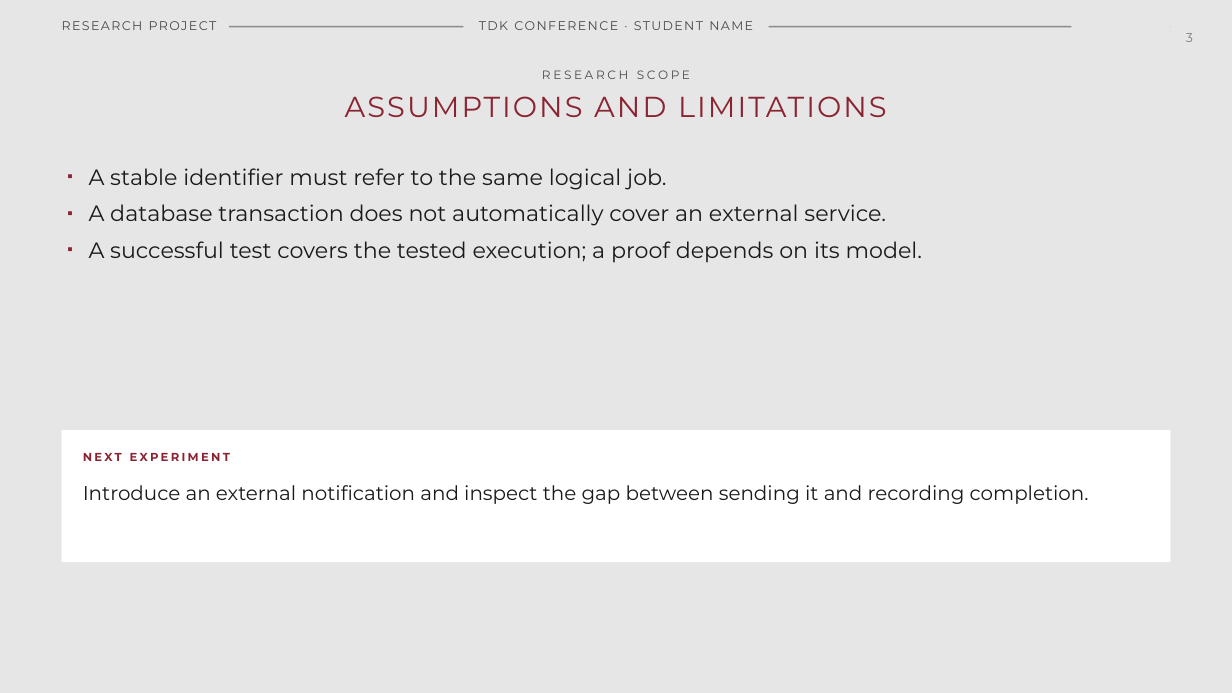
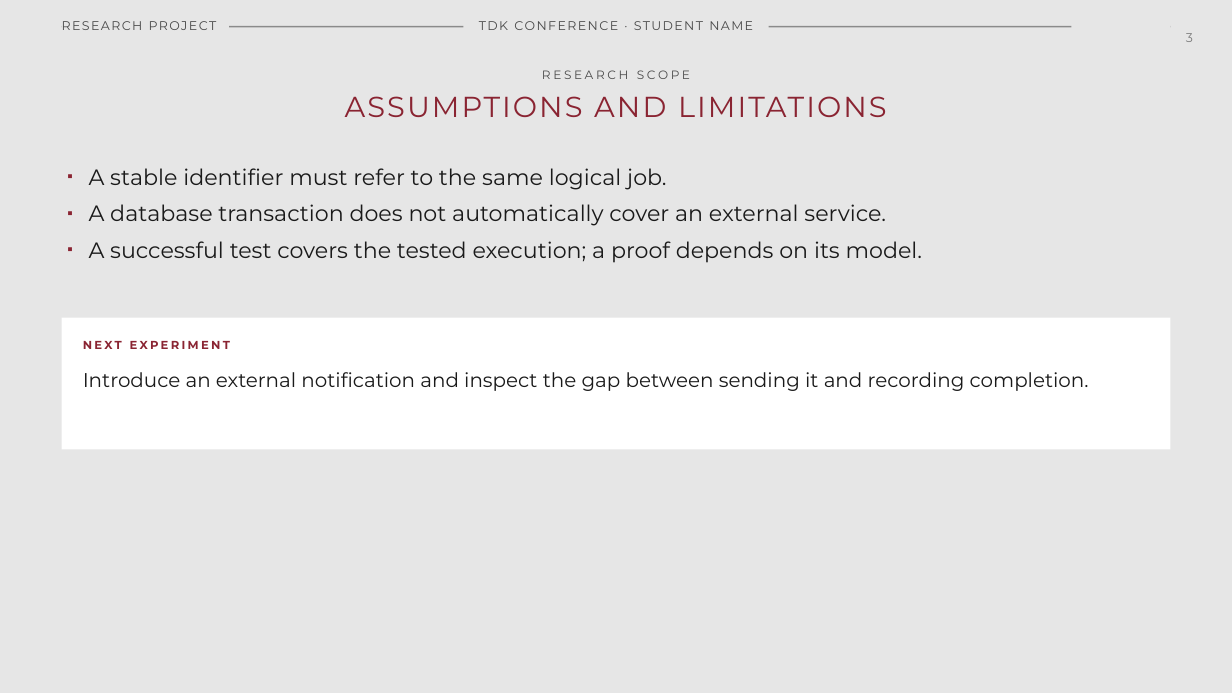
Before and after one commit to ftsrg-bclab-tdk/TDK-template, a slide deck: slide 3 of presentation/powerpoint/templates/ftsrg-current.potx. Drawn at 1232x693 pixels with LibreOffice and Linux fonts; fonts in the diff are those of the drawing; background and template pictures are left out. Boxes give left, top, right and bottom in pixels: in the first picture for what was removed or moved away, otherwise in the second. Text is boxed around its words. In the diff, an @@ line names an element or a change of style, - is before the commit and + after.

Commit message:
Fix cover titles and refine PowerPoint layouts
Make the BPM title treatment survive normal-case edits and give longer research titles a dedicated layout. Separate the portrait cover from the default cover, prevent title/subtitle overlap, and tighten supporting slide compositions.

```diff
--- a/presentation/powerpoint/templates/ftsrg-current.potx
+++ b/presentation/powerpoint/templates/ftsrg-current.potx
@@ rectangle: place and size @@
-rectangle at (62, 431, 1171, 563)
+rectangle at (62, 318, 1171, 450)
@@ text "NEXT EXPERIMENT": place and size @@
-text "NEXT EXPERIMENT" at (83, 453, 230, 461)
+text "NEXT EXPERIMENT" at (83, 341, 230, 349)
@@ text "Introduce an external notification and ...": place and size @@
-text "Introduce an external notification and ..." at (83, 485, 1089, 504)
+text "Introduce an external notification and ..." at (83, 372, 1089, 391)
```
Also in this commit, not shown: 5 other slides changed, 2 slides added, 7 other files.
